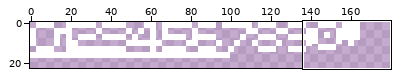
File history of a sprite sheet, res/UIElements.png. Above, an overview of the earlier version with the close-up marked.
Close-up. Before the commit:
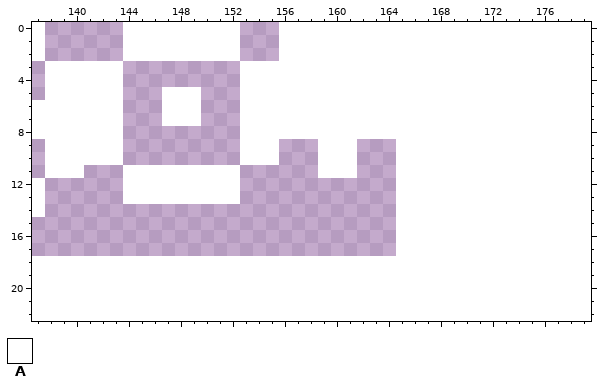
The file is 165x18 pixels. Shown: x 137..179, y 0..22. The old version is drawn lined up with the new one, on the new canvas. The commit also changed other parts of the picture, which this record leaves out.
Palette (. is transparent): A #ffffff
Pixels before, first column x 137:
 0 A......AAAAAAAAA...AAAAAAAAA
 1 A......AAAAAAAAA...AAAAAAAAA
 2 A......AAAAAAAAA...AAAAAAAAA
 3 .AAAAAA.........AAAAAAAAAAAA
 4 .AAAAAA.........AAAAAAAAAAAA
 5 .AAAAAA...AAA...AAAAAAAAAAAA
 6 AAAAAAA...AAA...AAAAAAAAAAAA
 7 AAAAAAA...AAA...AAAAAAAAAAAA
 8 AAAAAAA.........AAAAAAAAAAAA
 9 .AAAAAA.........AAA...AAA...
10 .AAAAAA.........AAA...AAA...
11 .AAA...AAAAAAAAA......AAA...
12 A......AAAAAAAAA............
13 A......AAAAAAAAA............
14 A...........................
The same view after the edit:
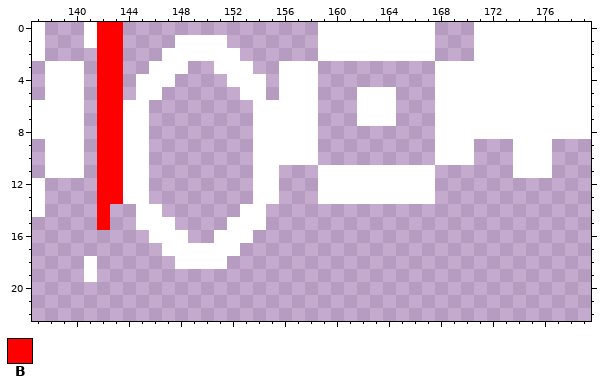
Colours new in this view: B #ff0000
Difference:
canvas 165x18 -> 180x23
Colour A now appears in rows 0 to 1 at x 141, 165 to 167 and 171 to 179; in row 2 at x 165 to 167 and 171 to 179; in row 3 at x 146 to 148, 151 to 152 and 168 to 179; in row 4 at x 145 to 147, 152 and 168 to 179; in row 5 at x 145 to 146 and 168 to 179; in rows 6 to 8 at x 144 to 145 and 168 to 179.
Colour A now appears in rows 9 to 10 at x 144 to 145, 156 to 158, 168 to 170 and 174 to 176; in row 11 at x 154 to 155, 162 to 167 and 174 to 176; in rows 12 to 13 at x 154 to 155 and 159 to 167; in row 14 at x 145 to 146 and 153 to 154; in row 15 at x 145 to 147 and 152 to 154; in row 16 at x 146 to 148 and 151 to 153.
Colour A now appears in row 17 at x 147 to 152; in row 18 at x 141 and 148 to 151; in row 19 at x 141.
Colour B now appears in rows 0 to 2 at x 142 to 143; in rows 11 to 13 at x 142 to 143; in rows 14 to 15 at x 142.
The author changed colour A to colour B in rows 3 to 10 at x 142 to 143.
Colour A is gone in row 0 at x 144 to 152 and 156 to 158; in row 1 at x 144 to 147, 152 and 156 to 158; in row 2 at x 144 to 146 and 156 to 158; in row 3 at x 141, 154 to 155 and 159 to 164; in row 4 at x 141, 155 and 159 to 164; in row 5 at x 141, 147 to 149, 155 and 159 to 161.
Colour A is gone in rows 6 to 7 at x 141, 147 to 149, 153 and 159 to 161; in row 8 at x 141, 153 and 159 to 164; in rows 9 to 10 at x 141, 153 and 159 to 161; in rows 11 to 13 at x 146 to 152.
